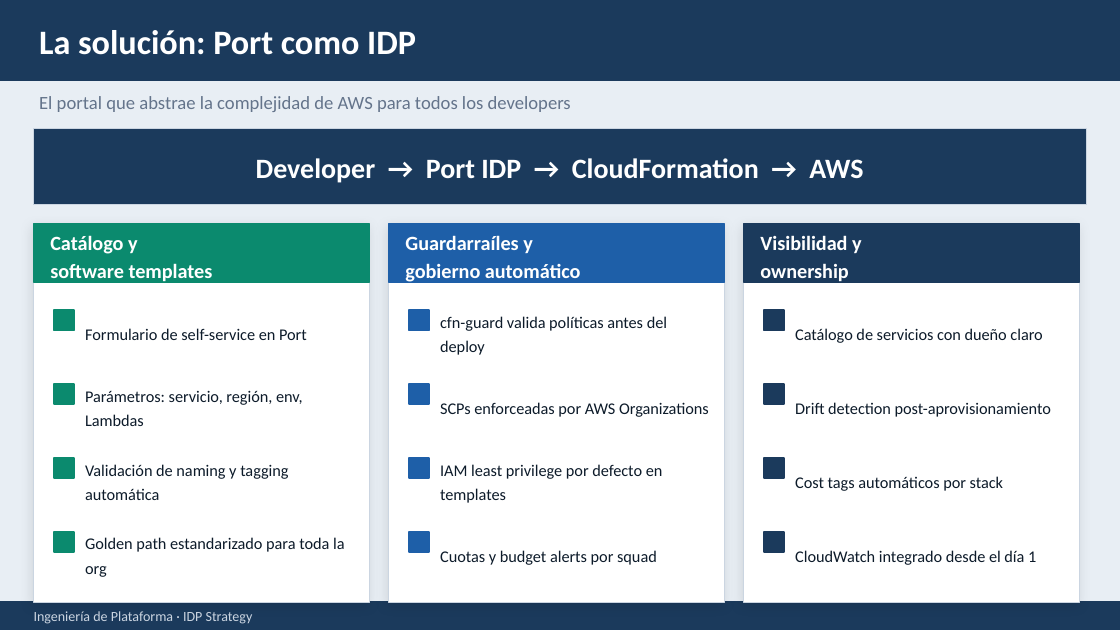
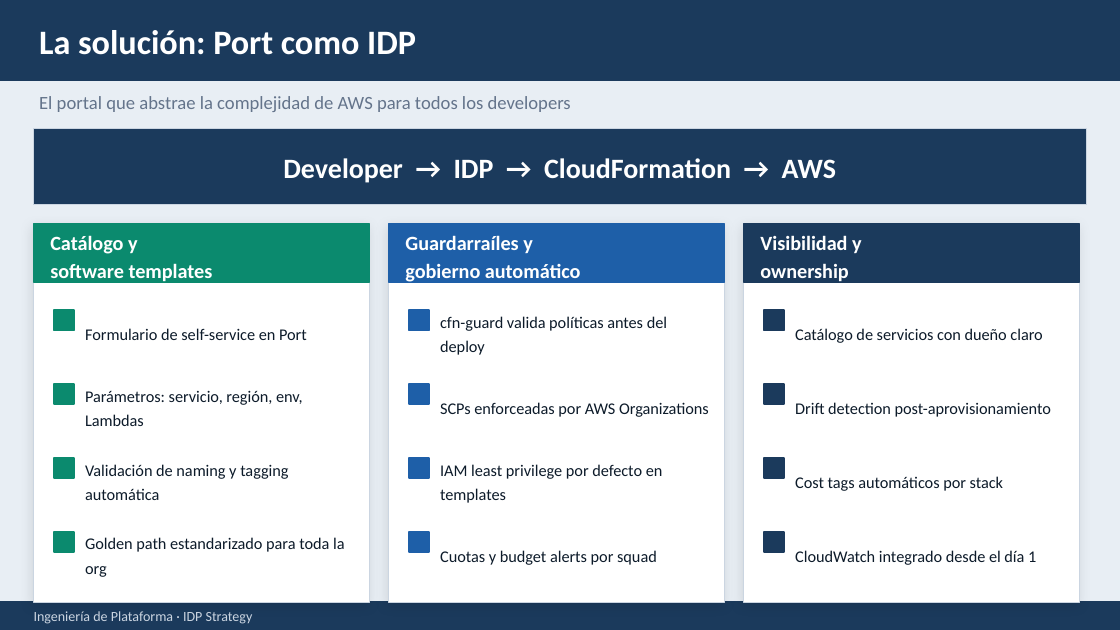
Before and after one commit to demos-and-pilots/port-aws-golden-path, a slide deck: slide 5 of presentation/IDP_Strategy_Port_CFN_GitHubActions.pptx. Drawn at 1120x630 pixels with LibreOffice and Linux fonts; fonts in the diff are those of the drawing. Boxes give left, top, right and bottom in pixels: in the first picture for what was removed or moved away, otherwise in the second. Text is boxed around its words. In the diff, an @@ line names an element or a change of style, - is before the commit and + after.

```diff
--- a/presentation/IDP_Strategy_Port_CFN_GitHubActions.pptx
+++ b/presentation/IDP_Strategy_Port_CFN_GitHubActions.pptx
@@ text at [283, 158, 836, 183]: text changed @@
-Developer → Port IDP → CloudFormation → AWS
+Developer → IDP → CloudFormation → AWS
```
Also in this commit, not shown: 5 other slides changed, 1 slide added, 3 other files.
